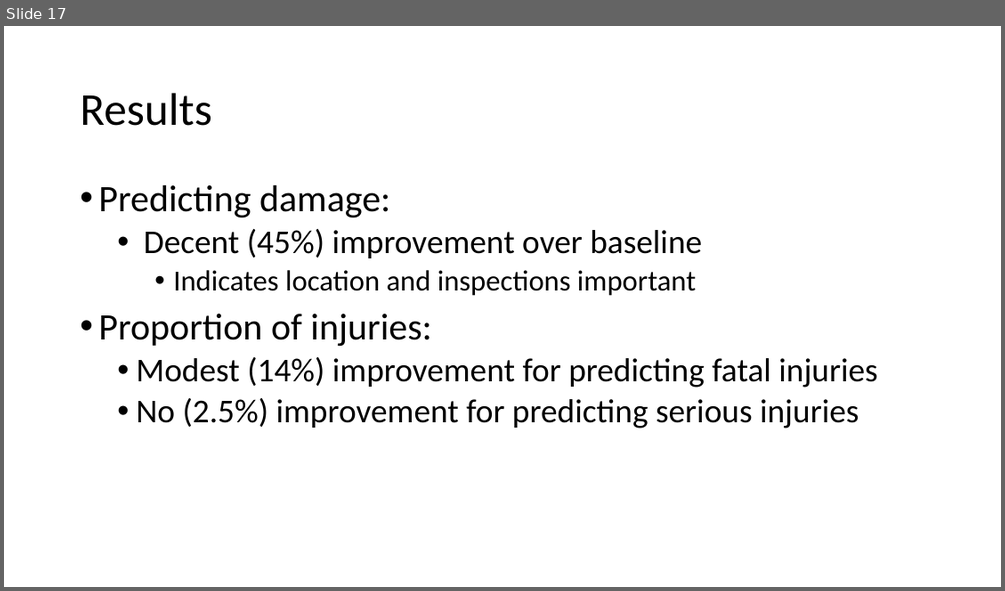
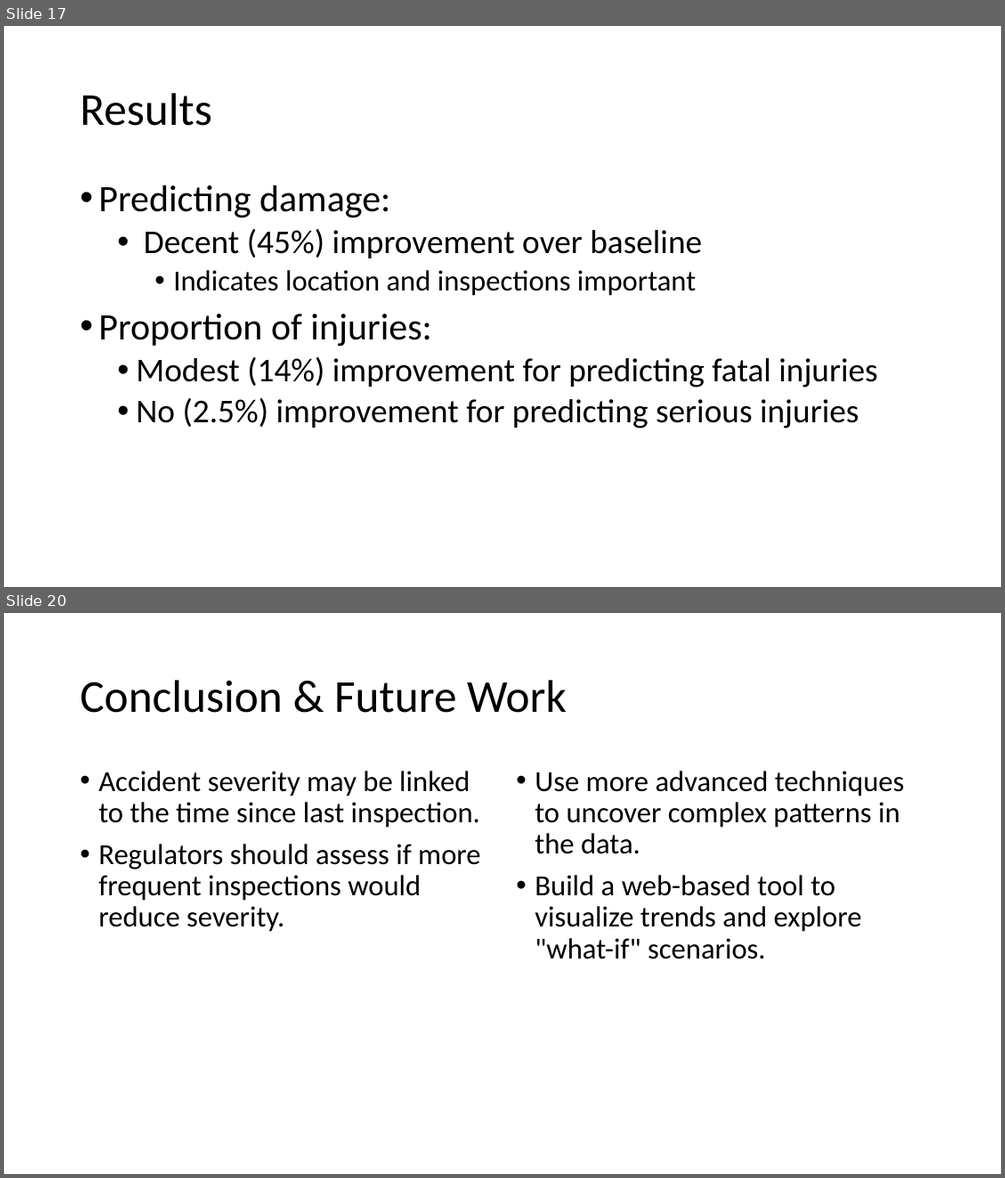
Before and after one commit to TheErdosInstitute-Summer2025-Project/aviation-project, a slide deck: deliverables/presentationcopy.pptx. Shown one above the other, each under a label of ours: slide 17 before the commit, slides 17 and 20 after it; the slides between them are not shown. The pictures are 1005x591 and 1005x1178 pixels, drawn with LibreOffice and Linux fonts; fonts in the diff are those of the drawing. Boxes give left, top, right and bottom in pixels: in the first picture for what was removed or moved away, otherwise in the second. Text is boxed around its words. In the diff, an @@ line names an element or a change of style, - is before the commit and + after.

```diff
--- a/deliverables/presentationcopy.pptx
+++ b/deliverables/presentationcopy.pptx
@@ slide 20 added at (4,613,1001,1174), background #FFFFFF @@
@@ title added at (80,680,566,713), 44 pt, text #000000 @@
+Conclusion & Future Work
@@ text added at (98,771,480,932), 28 pt, text #000000 @@
+• Accident severity may be linked to the time since last inspection.
+• Regulators should assess if more frequent inspections would reduce severity.
@@ text added at (534,771,905,959), 28 pt, text #000000 @@
+• Use more advanced techniques to uncover complex patterns in the data.
+• Build a web-based tool to visualize trends and explore "what-if" scenarios.
```
Also in this commit, not shown: 3 other slides added, 1 slide removed.
